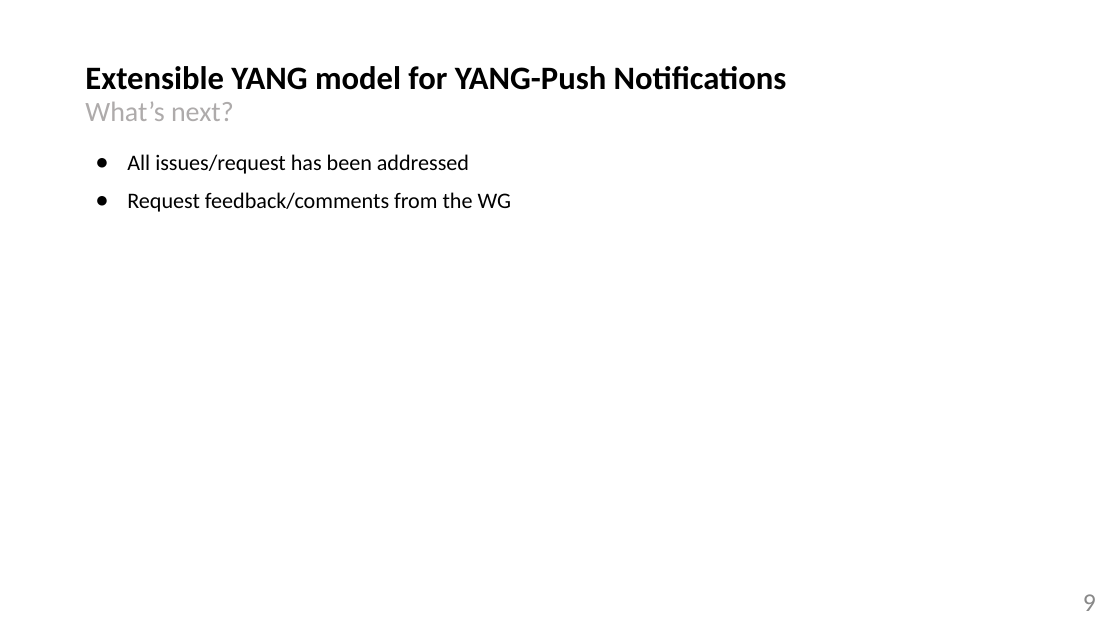
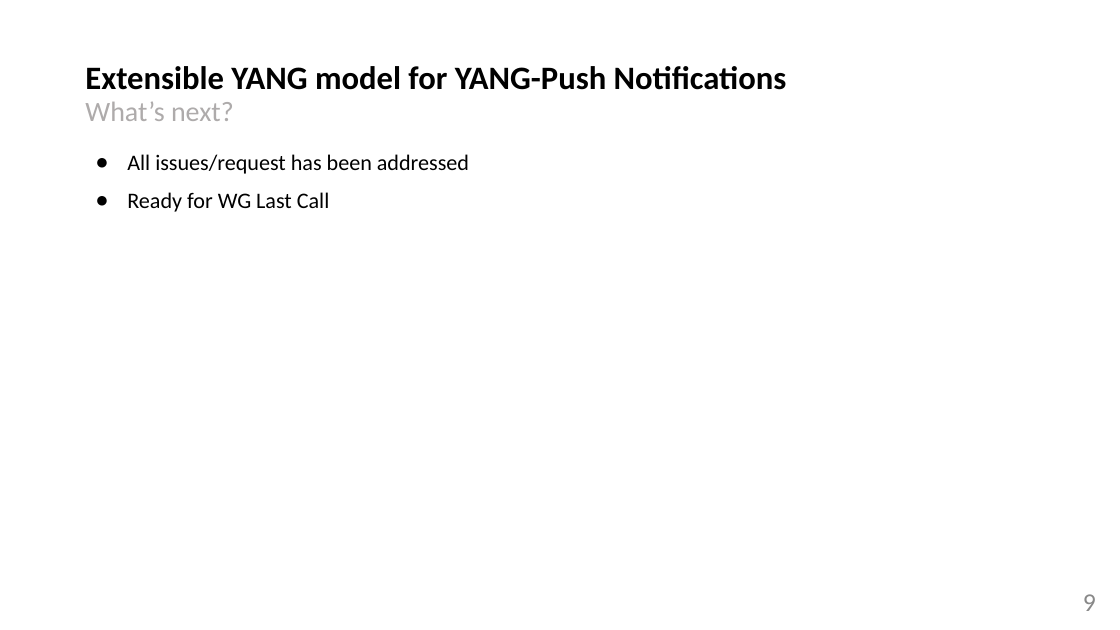
Before and after one commit to network-analytics/ietf-network-analytics-document-status, a slide deck: slide 9 of 122/NETCONF/draft-netana-netconf-notif-envelope-03.pptx. Drawn at 1120x630 pixels with LibreOffice and Linux fonts; fonts in the diff are those of the drawing. Boxes give left, top, right and bottom in pixels: in the first picture for what was removed or moved away, otherwise in the second. Text is boxed around its words. In the diff, an @@ line names an element or a change of style, - is before the commit and + after.

```diff
--- a/122/NETCONF/draft-netana-netconf-notif-envelope-03.pptx
+++ b/122/NETCONF/draft-netana-netconf-notif-envelope-03.pptx
@@ text at [127,192,330,212]: text changed @@
-● Request feedback/comments from the WG
+● Ready for WG Last Call
```
Also in this commit, not shown: 2 other slides changed, 1 other file.
